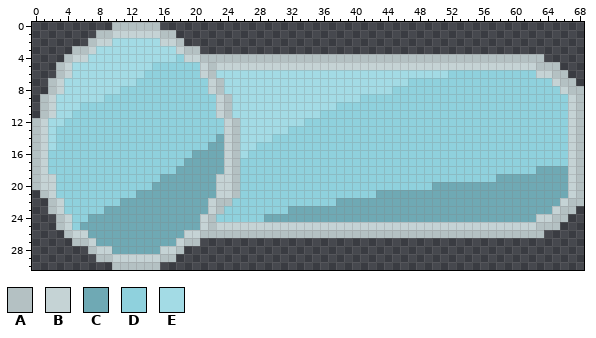
One commit to this sprite sheet: asset/img/hud/hud components/player_hud_69x31.png. Above is the file before it was changed.
The file is 69x31 pixels.
Palette (. is transparent): A #b4c1c3  B #c5d3d5  C #6fa9b4  D #8fd1dd  E #a3dbe5
Pixels before, first column x 0:
 0 ..........AAAAAA.....................................................
 1 ........AABBBBBBAA...................................................
 2 .......ABBEEEEEEBBA..................................................
 3 .....AABEEEEEEEEEEBAA................................................
 4 ....ABBEEEEEEEEEEEDBBAAAAAAAAAAAAAAAAAAAAAAAAAAAAAAAAAAAAAAAAAAA.....
 5 ...ABEEEEEEEEEEDDDDDDBABBBBBBBBBBBBBBBBBBBBBBBBBBBBBBBBBBBBBBBBAAA...
 6 ...ABEEEEEEEEEDDDDDDDBAEEEEEEEEEEEEEEEEEEEEEEEEEEEEEDDDDDDDDDDDBBAA..
 7 ..ABEEEEEEEEEDDDDDDDDDBAEEEEEEEEEEEEEEEEEEEEEEEDDDDDDDDDDDDDDDDDDBAA.
 8 ..ABEEEEEEEDDDDDDDDDDDBAEEEEEEEEEEEEEEEEEEEEEDDDDDDDDDDDDDDDDDDDDDBAA
 9 .ABEEEEEEDDDDDDDDDDDDDDBAEEEEEEEEEEEEEEEEDDDDDDDDDDDDDDDDDDDDDDDDDDBA
10 .ABEEEDDDDDDDDDDDDDDDDDBAEEEEEEEEEEEEEDDDDDDDDDDDDDDDDDDDDDDDDDDDDDBA
11 .ABEEDDDDDDDDDDDDDDDDDDBAEEEEEEEEEEEDDDDDDDDDDDDDDDDDDDDDDDDDDDDDDDBA
12 ABEEDDDDDDDDDDDDDDDDDDDDBAEEEEEEEEDDDDDDDDDDDDDDDDDDDDDDDDDDDDDDDDDBA
13 ABEDDDDDDDDDDDDDDDDDDDDDBAEEEEEEDDDDDDDDDDDDDDDDDDDDDDDDDDDDDDDDDDDBA
14 ABEDDDDDDDDDDDDDDDDDDDDCBAEEEEDDDDDDDDDDDDDDDDDDDDDDDDDDDDDDDDDDDDDBA
15 ABEDDDDDDDDDDDDDDDDDDDCCBAEEDDDDDDDDDDDDDDDDDDDDDDDDDDDDDDDDDDDDDDDBA
16 ABDDDDDDDDDDDDDDDDDDCCCCBAEDDDDDDDDDDDDDDDDDDDDDDDDDDDDDDDDDDDDDDDDBA
17 ABDDDDDDDDDDDDDDDDDCCCCCBADDDDDDDDDDDDDDDDDDDDDDDDDDDDDDDDDDDDDDDDDBA
18 ABDDDDDDDDDDDDDDDDCCCCCCBADDDDDDDDDDDDDDDDDDDDDDDDDDDDDDDDDDDDDCCCCBA
19 ABBDDDDDDDDDDDDDCCCCCCCBBADDDDDDDDDDDDDDDDDDDDDDDDDDDDDDDDCCCCCCCCCBA
20 ABBDDDDDDDDDDDDCCCCCCCCBBADDDDDDDDDDDDDDDDDDDDDDDDCCCCCCCCCCCCCCCCCBA
21 .ABDDDDDDDDDDCCCCCCCCCCBBADDDDDDDDDDDDDDDDDCCCCCCCCCCCCCCCCCCCCCCCCBA
22 ..ABDDDDDDDCCCCCCCCCCCBAADDDDDDDDDDDDDCCCCCCCCCCCCCCCCCCCCCCCCCCCCBAA
23 ..ABDDDDDCCCCCCCCCCCCCBADDDDDDDDCCCCCCCCCCCCCCCCCCCCCCCCCCCCCCCCCBAA.
24 ...ABDDCCCCCCCCCCCCCCBADDDDDDCCCCCCCCCCCCCCCCCCCCCCCCCCCCCCCCCCBBAA..
25 ...ABDCCCCCCCCCCCCCCCBABBBBBBBBBBBBBBBBBBBBBBBBBBBBBBBBBBBBBBBBAAA...
26 ....ABBCCCCCCCCCCCCBBAAAAAAAAAAAAAAAAAAAAAAAAAAAAAAAAAAAAAAAAAAA.....
27 .....AABCCCCCCCCCCBAA................................................
28 .......ABBCCCCCCBBA..................................................
29 ........AABBBBBBAA...................................................
30 ..........AAAAAA.....................................................
New version:
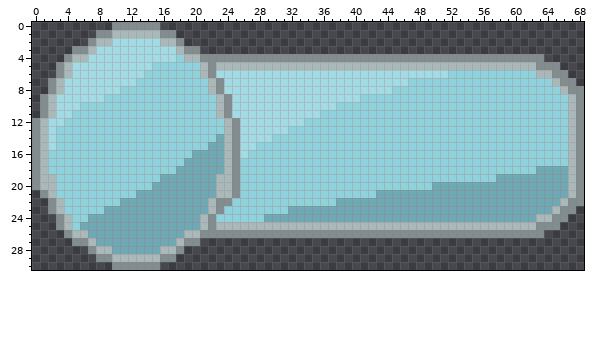
What changed:
colour A: #b4c1c3 -> #838d8f
colour B: #c5d3d5 -> #abb8ba
